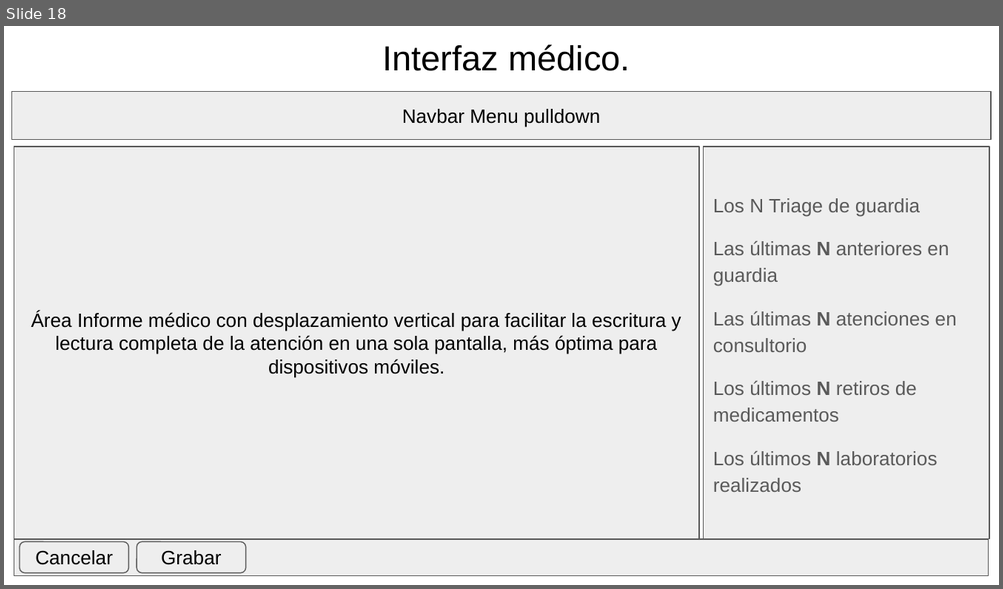
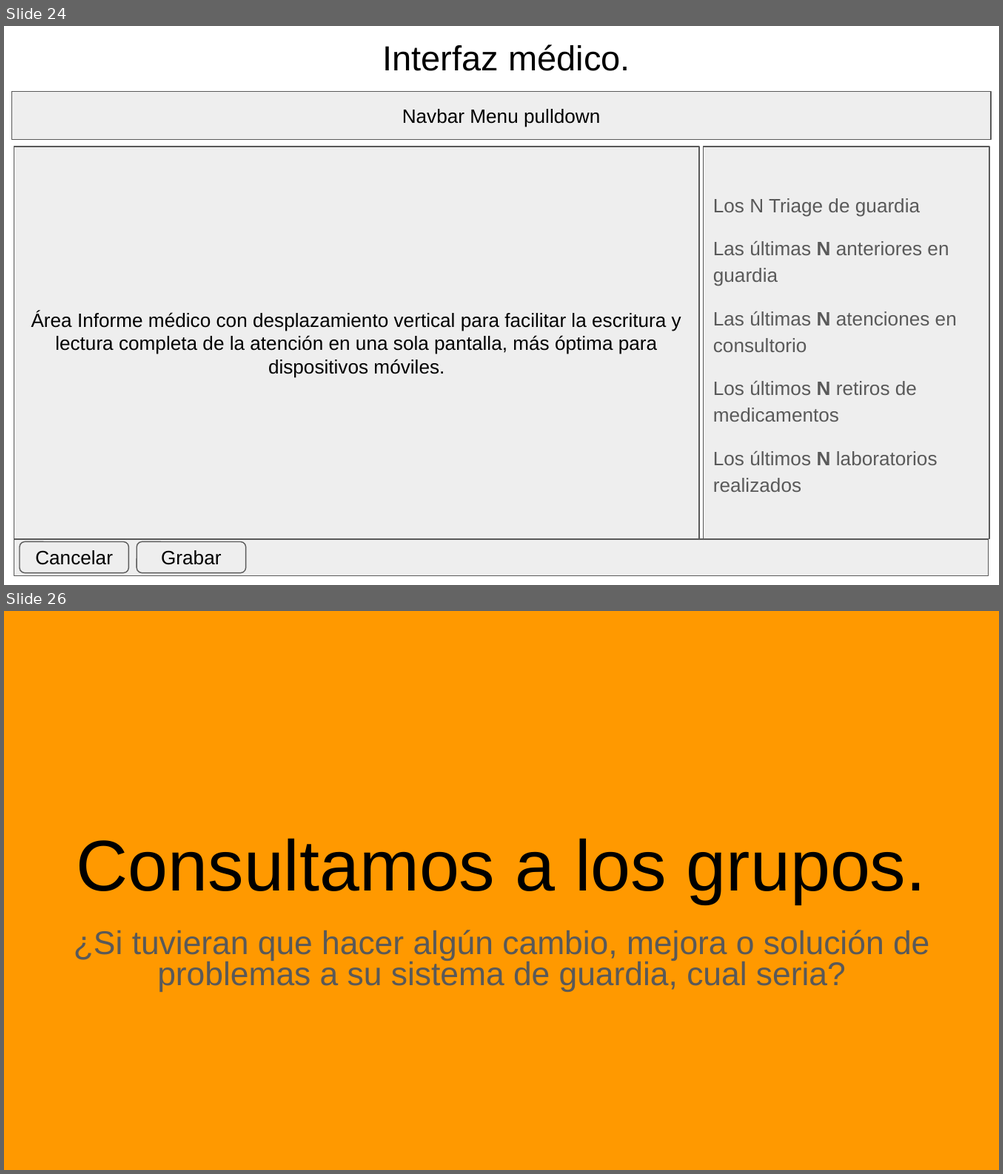
Before and after one commit to sisprovguardia-gustavo/docs, a slide deck: docs/notas_sistema.pptx. Shown one above the other, each under a label of ours: slide 18 before the commit, slides 24 and 26 after it; the slides between them are not shown. The pictures are 1003x589 and 1003x1174 pixels, drawn with LibreOffice and Linux fonts; fonts in the diff are those of the drawing. Boxes give left, top, right and bottom in pixels: in the first picture for what was removed or moved away, otherwise in the second. Text is boxed around its words. In the diff, an @@ line names an element or a change of style, - is before the commit and + after.

```diff
--- a/docs/notas_sistema.pptx
+++ b/docs/notas_sistema.pptx
@@ slide 26 added at (x1=4, y1=611, x2=999, y2=1170), background #FF9900 @@
@@ title added at (x1=77, y1=838, x2=925, y2=903), 52 pt, text #000000 @@
+Consultamos a los grupos.
@@ subtitle added at (x1=74, y1=930, x2=929, y2=992), 23.8 pt, text #595959 @@
+¿Si tuvieran que hacer algún cambio, mejora o solución de problemas a su sistema de guardia, cual seria?
@@ what was slide 18 is now slide 24 @@
```
Also in this commit, not shown: 8 slides changed, 7 other slides added, 1 slide removed, 16 other files.
